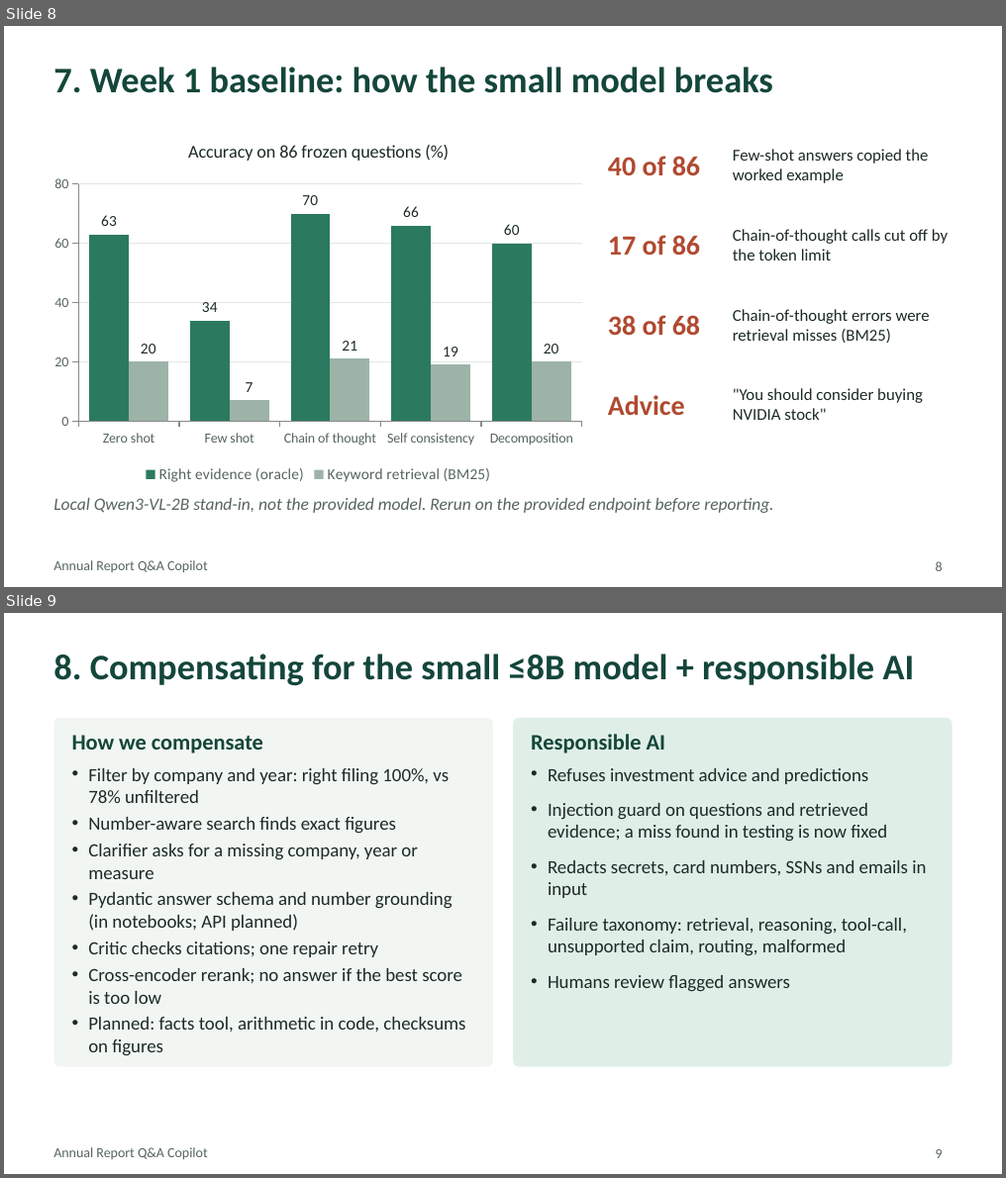
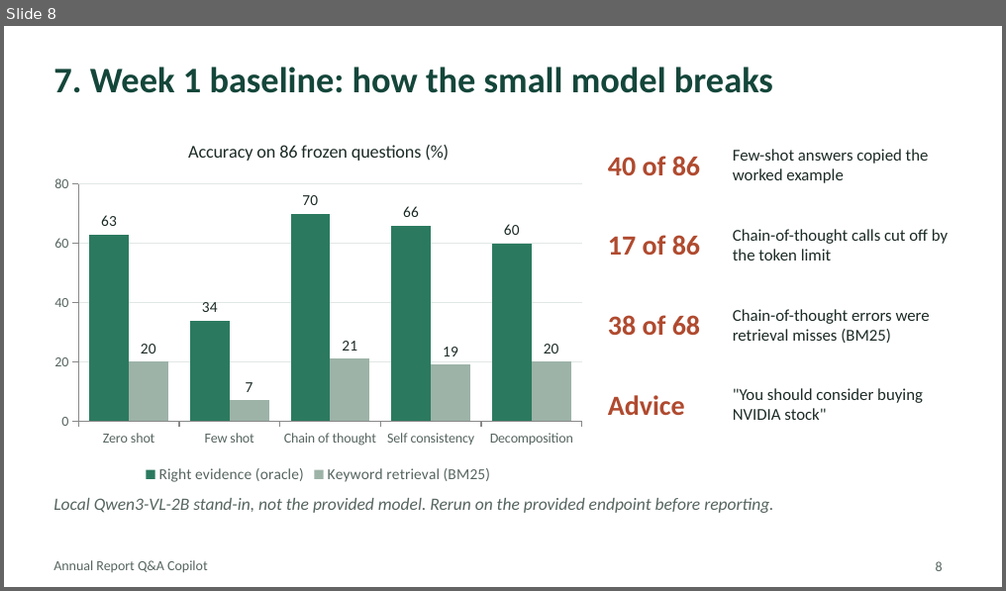
Before and after one commit to rama159065/Capstone, a slide deck: Annual_Report_Copilot_TrackB_Mentor_Deck.pptx. Shown one above the other, each under a label of ours: slides 8 and 9 before the commit, slide 8 after it. The pictures are 1006x1178 and 1006x591 pixels, drawn with LibreOffice and Linux fonts; fonts in the diff are those of the drawing. Boxes give left, top, right and bottom in pixels: in the first picture for what was removed or moved away, otherwise in the second. Text is boxed around its words. In the diff, an @@ line names an element or a change of style, - is before the commit and + after.

```diff
--- a/Annual_Report_Copilot_TrackB_Mentor_Deck.pptx
+++ b/Annual_Report_Copilot_TrackB_Mentor_Deck.pptx
@@ slide 9 removed at (x1=4, y1=613, x2=1002, y2=1174), background #FFFFFF; not listed: 1 template element that a slide beside it also shows @@
@@ title removed at (x1=54, y1=654, x2=915, y2=685) @@
-8. Compensating for the small ≤8B model + responsible AI
@@ rounded rectangle removed at (x1=54, y1=718, x2=493, y2=1067) @@
@@ rounded rectangle removed at (x1=513, y1=718, x2=952, y2=1067) @@
@@ text removed at (x1=72, y1=735, x2=263, y2=754) @@
-How we compensate
@@ text removed at (x1=531, y1=734, x2=665, y2=754) @@
-Responsible AI
@@ text removed at (x1=88, y1=768, x2=465, y2=1057) @@
-• Filter by company and year: right filing 100%, vs 78% unfiltered
-• Number-aware search finds exact figures
-• Clarifier asks for a missing company, year or measure
-• Pydantic answer schema and number grounding (in notebooks; API planned)
-• Critic checks citations; one repair retry
-• Cross-encoder rerank; no answer if the best score is too low
-• Planned: facts tool, arithmetic in code, checksums on figures
@@ text removed at (x1=548, y1=768, x2=926, y2=992) @@
-• Refuses investment advice and predictions
-• Injection guard on questions and retrieved evidence; a miss found in testing is now fixed
-• Redacts secrets, card numbers, SSNs and emails in input
-• Failure taxonomy: retrieval, reasoning, tool-call, unsupported claim, routing, malformed
-• Humans review flagged answers
@@ page number removed at (x1=936, y1=1150, x2=943, y2=1158) @@
-9
```
Also in this commit, not shown: 8 slides changed, 1 other slide removed, 14 other files.
